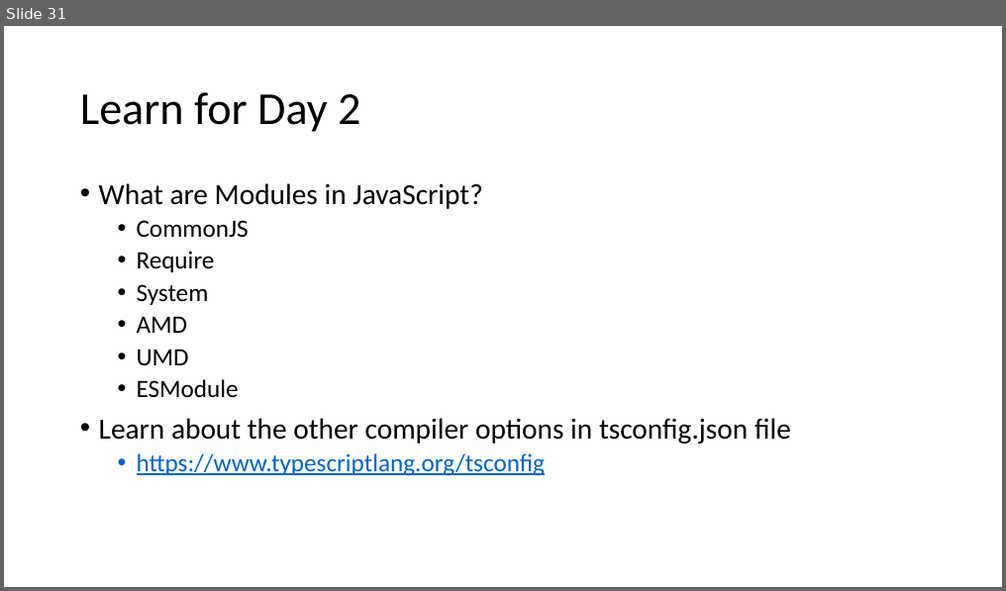
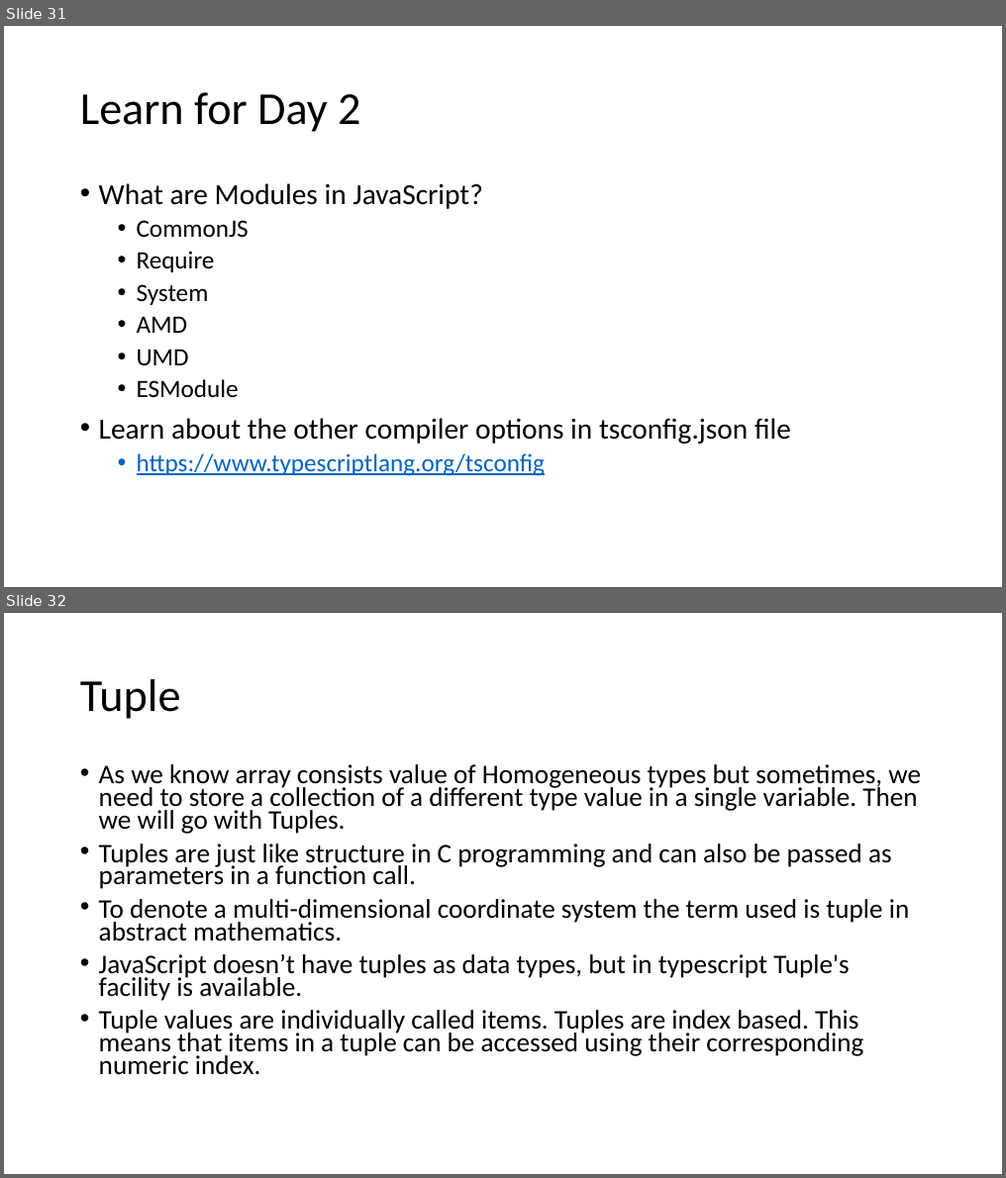
Before and after one commit to manishvbn/TypeScript_Jul22, a slide deck: Notes/TypeScript.pptx. Shown one above the other, each under a label of ours: slide 31 before the commit, slides 31 and 32 after it. The pictures are 1006x591 and 1006x1178 pixels, drawn with LibreOffice and Linux fonts; fonts in the diff are those of the drawing. Boxes give left, top, right and bottom in pixels: in the first picture for what was removed or moved away, otherwise in the second. Text is boxed around its words. In the diff, an @@ line names an element or a change of style, - is before the commit and + after.

```diff
--- a/Notes/TypeScript.pptx
+++ b/Notes/TypeScript.pptx
@@ slide 32 added at (x1=4, y1=613, x2=1002, y2=1174), background #FFFFFF @@
@@ title added at (x1=80, y1=679, x2=181, y2=719), 44 pt, text #000000 @@
+Tuple
@@ text added at (x1=99, y1=764, x2=921, y2=1075), 25.9 pt, text #000000 @@
+• As we know array consists value of Homogeneous types but sometimes, we need to store a collection of a different type value in a single variable. Then we will go with Tuples.
+• Tuples are just like structure in C programming and can also be passed as parameters in a function call.
+• To denote a multi-dimensional coordinate system the term used is tuple in abstract mathematics.
+• JavaScript doesn’t have tuples as data types, but in typescript Tuple's facility is available.
+• Tuple values are individually called items. Tuples are index based. This means that items in a tuple can be accessed using their corresponding numeric index.
```
Also in this commit, not shown: 22 other slides added.
